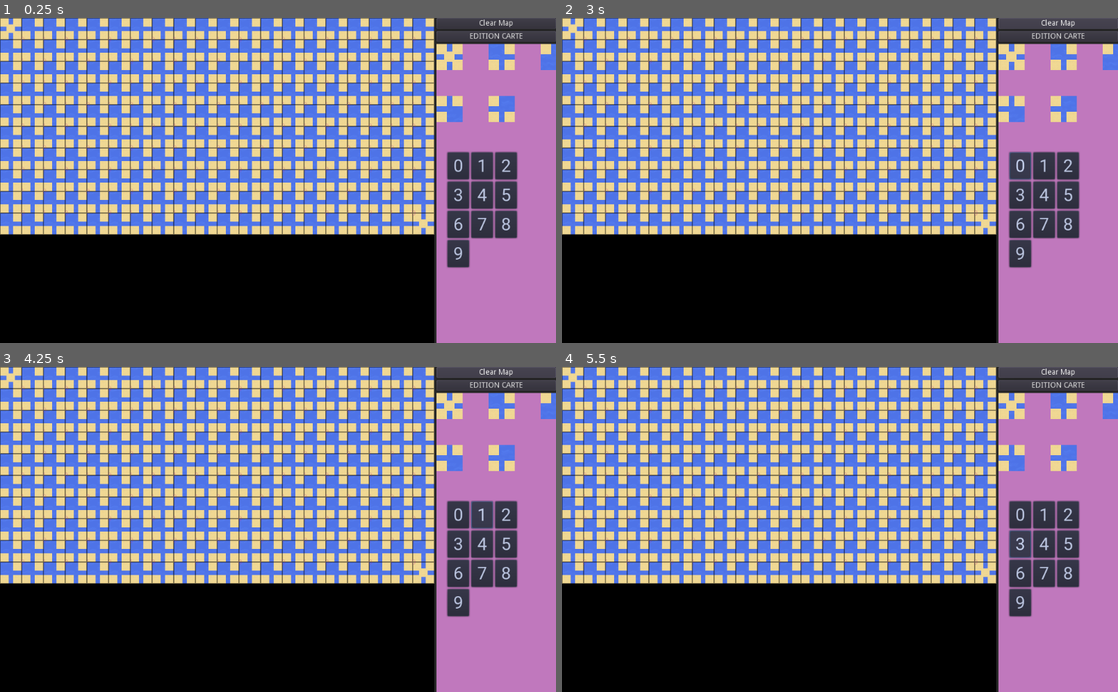
Above: before the commit, frames 1-4 (two rows, left to right).
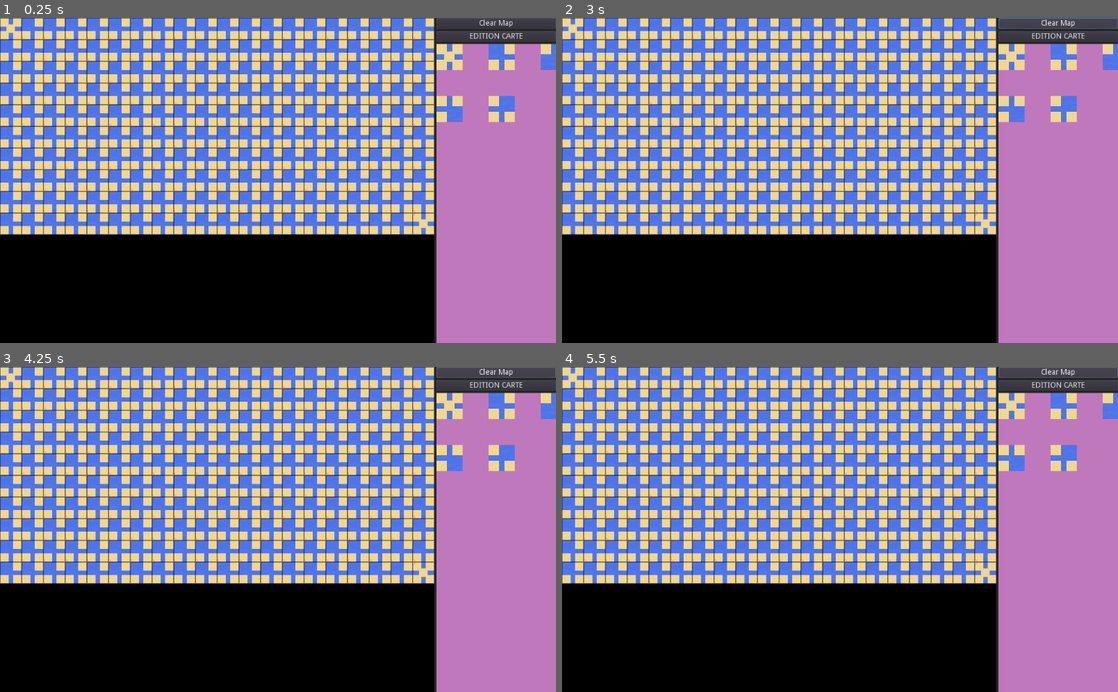
Above: after the commit, the same moments.

Repository: prologin/prologin2024
Game: Godot game, scene res://Scenes/MapEditor/MapEditor.tscn
The game is run twice, just before and just after one commit, with the same random seed, the same clock (stepped at 60 frames per second) and the same inputs.
Inputs (mouse positions are in pixels of both pictures, inside the frame that each line leads up to):
- Up to frame 1 (0.25 s): no input
- Up to frame 2 (3 s): click "EDITION CARTE" at 0.5 s; click "EDITION POINTS" at 1.25 s; click "Clear Map" at 2 s; click (1017, 167) at 2.75 s, where only the run before the commit has a clickable "0"
- Up to frame 3 (4.25 s): click (483, 516) at 3.5 s, where only the run before the commit has a clickable "1"
- Up to frame 4 (5.5 s): click (1067, 516) at 4.25 s, where only the run before the commit has a clickable "2"; click (1017, 545) at 5 s, where only the run before the commit has a clickable "3"

The runs differ from the first frame. In frame 1, 3.8% of the frame differs, in the area x 80-94%, y 41-77%; in frame 2, 3.9%, in the area x 78-100%, y 0-77%; in frame 3, 3.9%; in frame 4, 3.9%.

Commit message:
front(editor): enable points edition
Signed-off-by: Rostan Tabet <rostan.tabet@gmail.com>

Diff:
--- a/gui/godot/Scenes/MapEditor/MapEditor.tscn
+++ b/gui/godot/Scenes/MapEditor/MapEditor.tscn
@@ -81,10 +81,8 @@
 script = ExtResource( 4 )
 
 [node name="PointsSelector" type="GridContainer" parent="HBoxContainer/Selector/VBoxContainer/ViewportContainer/Viewport"]
-margin_left = 20.0
-margin_top = 200.0
-margin_right = 52.0
-margin_bottom = 319.0
+margin_right = 32.0
+margin_bottom = 119.0
 columns = 3
 
 [node name="PointsSelectorSample" type="Button" parent="HBoxContainer/Selector/VBoxContainer/ViewportContainer/Viewport"]
--- a/gui/godot/Scripts/Scenes/MapEditor/InteractiveTileMap.gd
+++ b/gui/godot/Scripts/Scenes/MapEditor/InteractiveTileMap.gd
@@ -1,3 +1,5 @@
+class_name InteractiveTileMap
+
 extends TileMap
 
 # Tilemap we can interact with (click / drag)
@@ -6,10 +8,18 @@
 signal drag(pos)
 
 var mouse_pressed = false
+var is_points_editor_mode = false
+
+
+func set_tiles_mode(mode: bool):
+	is_points_editor_mode = mode
 
 
 func get_tile_pos(position):
 	var mouse_pos = self.get_parent().transform.affine_inverse().xform(position)
+	if is_points_editor_mode:
+		mouse_pos[0] -= Constants.TILE_SIZE / 2
+		mouse_pos[1] -= Constants.TILE_SIZE / 2
 	return self.world_to_map(mouse_pos)
 
 
--- a/gui/godot/Scripts/Scenes/MapEditor/MapEditor.gd
+++ b/gui/godot/Scripts/Scenes/MapEditor/MapEditor.gd
@@ -2,11 +2,12 @@
 
 onready var viewer : Viewer = $HBoxContainer/ViewportContainer/Viewport/Viewer
 onready var editor_mode_toggle : Button = $HBoxContainer/Selector/VBoxContainer/EditorModeToggle
+onready var tiles_selector = $HBoxContainer/Selector/VBoxContainer/ViewportContainer/Viewport/BGSelector
 onready var points_selector = $HBoxContainer/Selector/VBoxContainer/ViewportContainer/Viewport/PointsSelector
 onready var points_selector_sample : Button = $HBoxContainer/Selector/VBoxContainer/ViewportContainer/Viewport/PointsSelectorSample
 
 var bg_selection = null
-var points_selection = 0
+var points_selection = null
 var is_points_editor_mode = false
 
 
@@ -19,6 +20,8 @@
 # --- UI ---
 func update_editor_mode():
 	var alpha_disabled = .25
+	tiles_selector.visible = not is_points_editor_mode
+	points_selector.visible = is_points_editor_mode
 	if is_points_editor_mode:
 		editor_mode_toggle.text = 'EDITION POINTS'
 		viewer.set_alpha(alpha_disabled, 1)
@@ -43,11 +46,23 @@
 
 
 # --- Click ---
+func _on_click(pos):
+	var x = pos[0]
+	var y = pos[1]
+	# Edit map
+	if not is_points_editor_mode and bg_selection != null and viewer.map.carte[y][x] != bg_selection:
+		viewer.map.carte[y][x] = bg_selection
+		viewer.update_all(viewer.map)
+	elif is_points_editor_mode and points_selection != null and viewer.map.points[y][x] != points_selection:
+		viewer.map.points[y][x] = points_selection
+		viewer.update_all(viewer.map)
+
+
 func _on_Viewer_bg_drag(pos):
-	# Edit map
-	if not is_points_editor_mode and bg_selection != null and viewer.map.carte[pos[1]][pos[0]] != bg_selection:
-		viewer.map.carte[pos[1]][pos[0]] = bg_selection
-		viewer.update_all(viewer.map)
+	_on_click(pos)
+
+func _on_Viewer_bg_left_click(pos):
+	_on_click(pos)
 
 
 # --- Signals ---
@@ -59,6 +74,7 @@
 
 func _on_EditorModeToggle_pressed():
 	is_points_editor_mode = not is_points_editor_mode
+	viewer.set_tiles_mode(is_points_editor_mode)
 	print('points_edition_mode: ', is_points_editor_mode)
 	update_editor_mode()
 
--- a/gui/godot/Scripts/Scenes/Viewer.gd
+++ b/gui/godot/Scripts/Scenes/Viewer.gd
@@ -6,7 +6,7 @@
 signal bg_right_click(pos)
 signal bg_drag(pos)
 
-onready var background : TileMap = $BackgroundTileMap
+onready var background : InteractiveTileMap = $BackgroundTileMap
 onready var grid : TileMap = $Grid
 onready var points : Node2D = $Points
 onready var points_sample : Label = $Points/Sample
@@ -36,6 +36,10 @@
 func set_alpha(alpha_carte, alpha_points):
 	background.modulate.a = alpha_carte
 	points.modulate.a = alpha_points
+
+
+func set_tiles_mode(is_points_editor_mode: bool):
+	background.set_tiles_mode(is_points_editor_mode)
 
 
 # --- Update ---
--- a/gui/godot/project.godot
+++ b/gui/godot/project.godot
@@ -14,6 +14,11 @@
 "language": "GDScript",
 "path": "res://Scripts/Game/Constants.gd"
 }, {
+"base": "TileMap",
+"class": "InteractiveTileMap",
+"language": "GDScript",
+"path": "res://Scripts/Scenes/MapEditor/InteractiveTileMap.gd"
+}, {
 "base": "Node",
 "class": "Models",
 "language": "GDScript",
@@ -26,6 +31,7 @@
 } ]
 _global_script_class_icons={
 "Constants": "",
+"InteractiveTileMap": "",
 "Models": "",
 "Viewer": ""
 }
@@ -35,6 +41,11 @@
 config/name="Prologin-2024"
 run/main_scene="res://Scenes/MapEditor/MapEditor.tscn"
 config/icon="res://icon.png"
+
+[display]
+
+window/ios/hide_home_indicator=false
+window/stretch/aspect="keep"
 
 [global]
 
